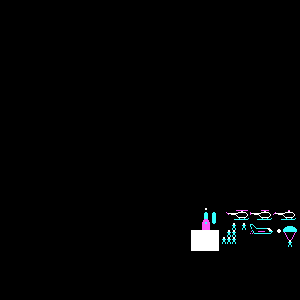
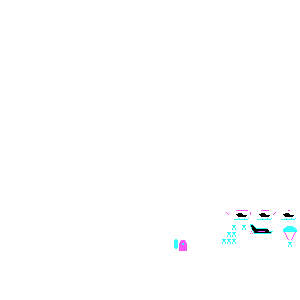
Layered file, before and after one edit (300×300). Changes by layer:
painted on "sprites" over box(174, 208, 216, 251)
hid "Background" over box(0, 0, 300, 300)
